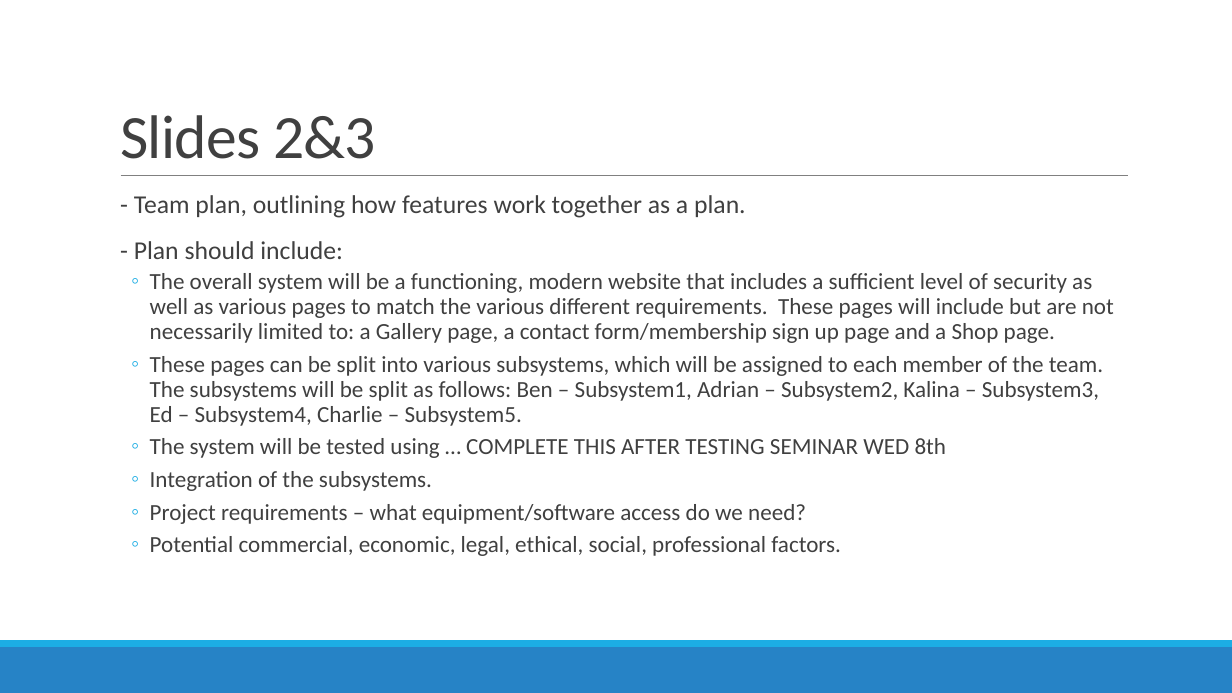
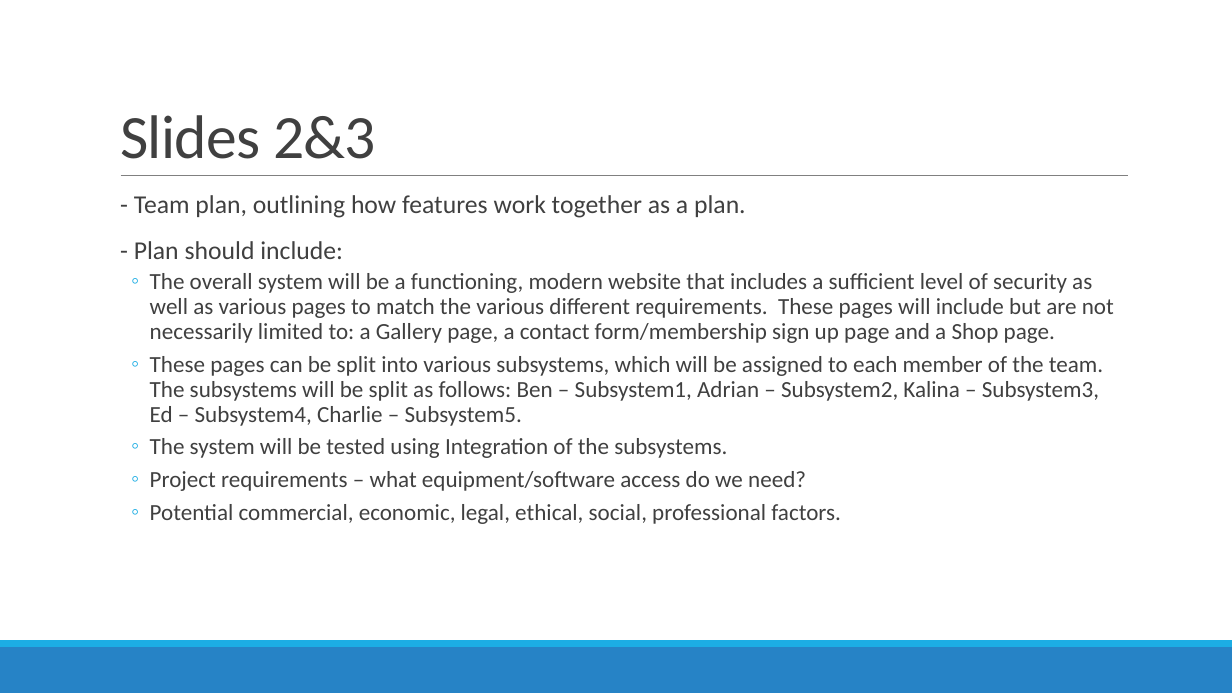
Before and after one commit to benkelly2/KV6002, a slide deck: slide 4 of KV6002_21 TOR Presentation.pptx. Drawn at 1232x693 pixels with LibreOffice and Linux fonts; fonts in the diff are those of the drawing. Boxes give left, top, right and bottom in pixels: in the first picture for what was removed or moved away, otherwise in the second. Text is boxed around its words. In the diff, an @@ line names an element or a change of style, - is before the commit and + after.

```diff
--- a/KV6002_21 TOR Presentation.pptx
+++ b/KV6002_21 TOR Presentation.pptx
@@ text at (150,438,727,458): text changed @@
-  ◦ The system will be tested using … COMPLETE THIS AFTER TESTING SEMINAR WED 8th
-  ◦ Integration of the subsystems.
+  ◦ The system will be tested using Integration of the subsystems.
```
